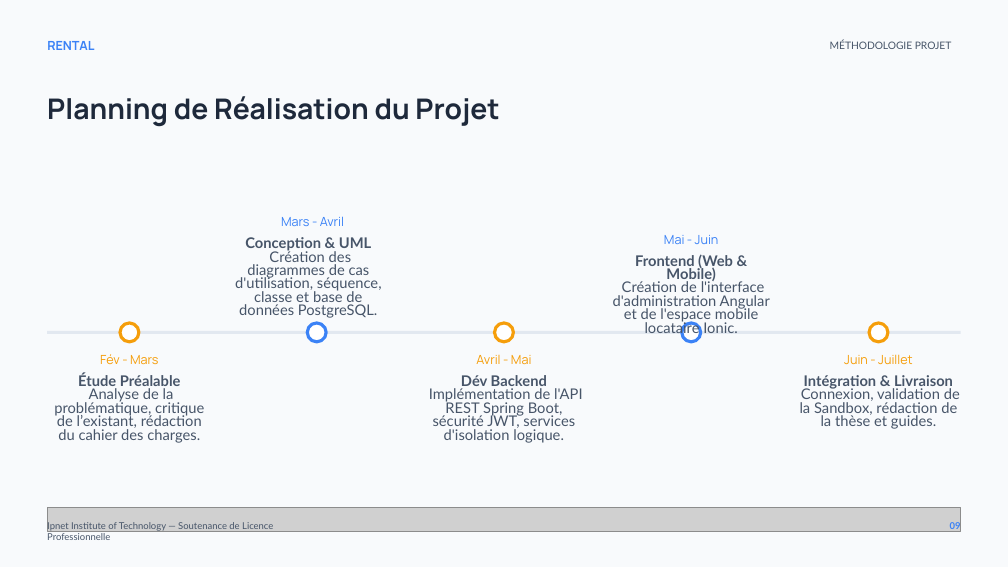
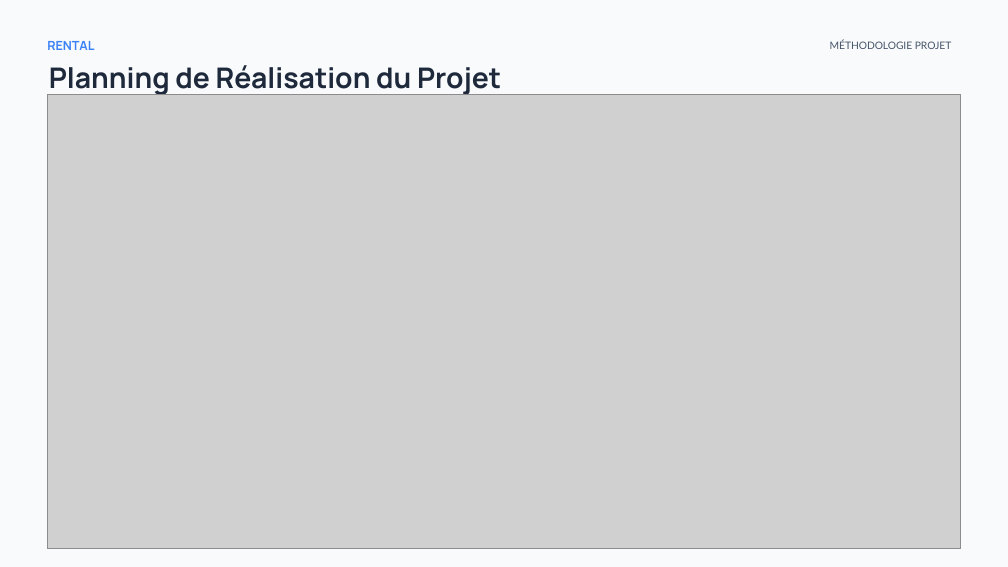
Before and after one commit to xavierGIT04/Soutenance, a slide deck: slide 13 of Soutenance de Licence - GBANDI WAKE (1).pptx (slide 9 before the commit). Drawn at 1008x567 pixels with LibreOffice and Linux fonts; fonts in the diff are those of the drawing; grey boxes stand for pictures; background and template pictures are left out. Boxes give left, top, right and bottom in pixels: in the first picture for what was removed or moved away, otherwise in the second. Text is boxed around its words. In the diff, an @@ line names an element or a change of style, - is before the commit and + after.

```diff
--- a/Soutenance de Licence - GBANDI WAKE (1).pptx
+++ b/Soutenance de Licence - GBANDI WAKE (1).pptx
@@ text "Planning de Réalisation du Projet" moved from (x1=47, y1=96, x2=499, y2=127) to (x1=49, y1=65, x2=501, y2=96) @@
@@ picture added at (x1=47, y1=94, x2=960, y2=549) @@
@@ text removed at (x1=235, y1=237, x2=382, y2=318) @@
-Conception & UML
-Création des diagrammes de cas d'utilisation, séquence, classe et base de données PostgreSQL.
@@ text removed at (x1=281, y1=216, x2=344, y2=226) @@
-Mars - Avril
@@ text removed at (x1=664, y1=235, x2=719, y2=244) @@
-Mai - Juin
@@ text removed at (x1=613, y1=254, x2=770, y2=337) @@
-Frontend (Web & Mobile)
-Création de l'interface d'administration Angular et de l'espace mobile locataire Ionic.
@@ rounded rectangle removed at (x1=120, y1=323, x2=139, y2=342) @@
@@ rounded rectangle removed at (x1=307, y1=323, x2=326, y2=342) @@
@@ rounded rectangle removed at (x1=495, y1=323, x2=513, y2=342) @@
@@ rounded rectangle removed at (x1=682, y1=323, x2=701, y2=342) @@
@@ rounded rectangle removed at (x1=870, y1=323, x2=889, y2=342) @@
@@ rectangle removed at (x1=47, y1=331, x2=960, y2=334) @@
@@ text removed at (x1=100, y1=354, x2=158, y2=364) @@
-Fév - Mars
@@ text removed at (x1=476, y1=355, x2=531, y2=364) @@
-Avril - Mai
@@ text removed at (x1=844, y1=354, x2=912, y2=364) @@
-Juin - Juillet
@@ text removed at (x1=54, y1=373, x2=204, y2=443) @@
-Étude Préalable
-Analyse de la problématique, critique de l’existant, rédaction du cahier des charges.
@@ text removed at (x1=429, y1=375, x2=583, y2=443) @@
-Dév Backend
-Implémentation de l'API REST Spring Boot, sécurité JWT, services d'isolation logique.
@@ text removed at (x1=800, y1=375, x2=960, y2=429) @@
-Intégration & Livraison
-Connexion, validation de la Sandbox, rédaction de la thèse et guides.
```
Also in this commit, not shown: 8 other slides changed, 3 slides added, 5 other files.
